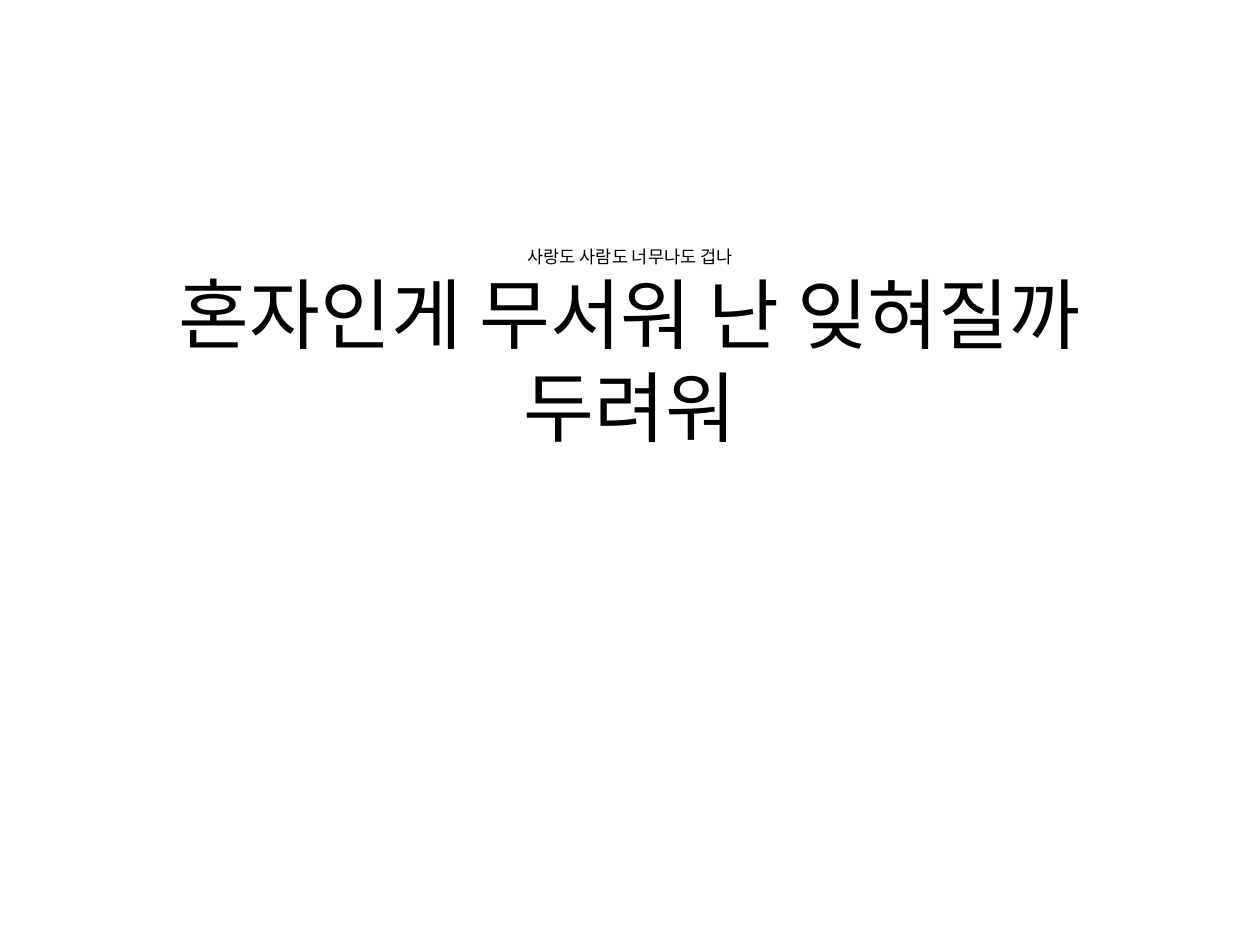
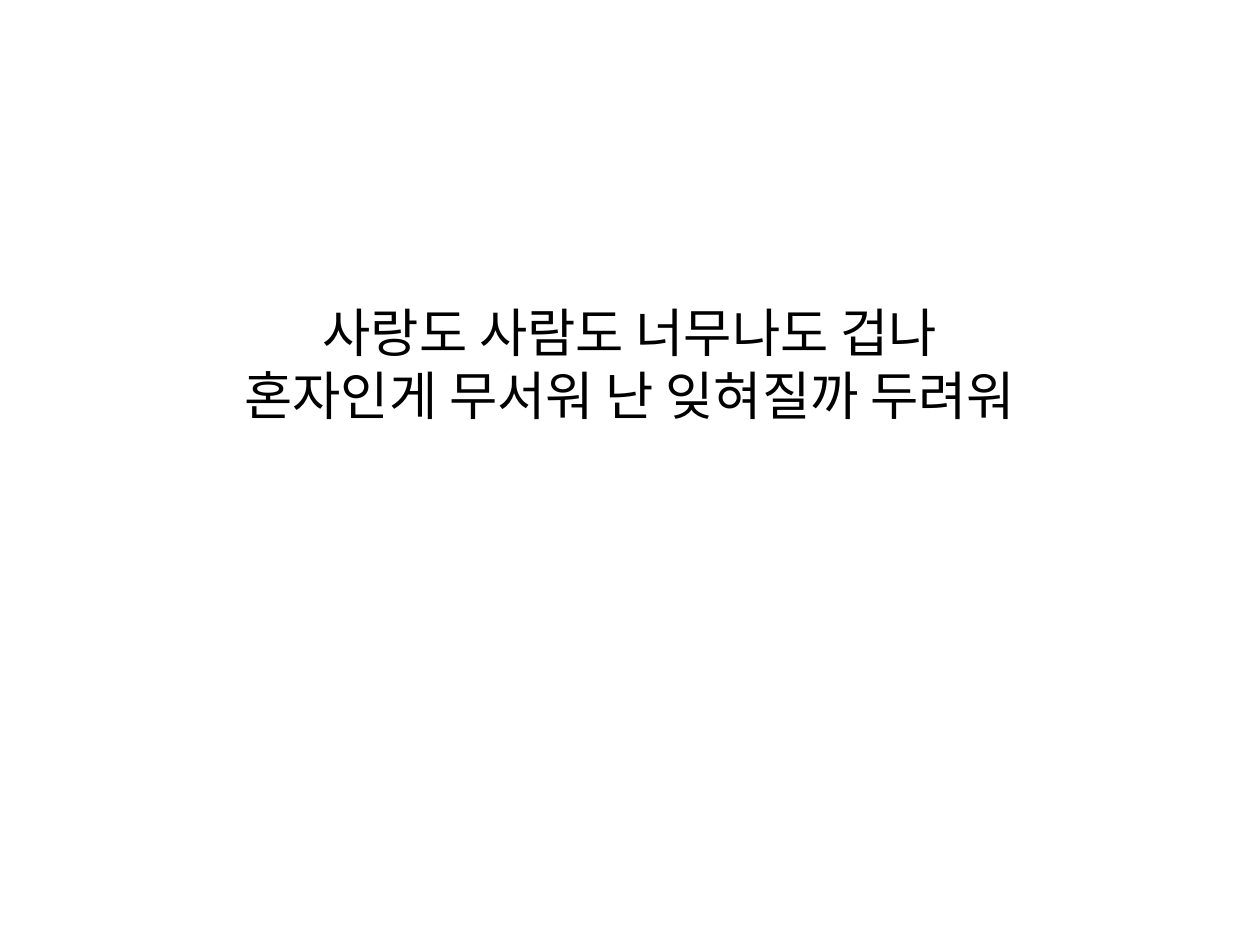
Before and after one commit to everydayday/pptTransform, a slide deck: slide 32 of Slide/add all slides1.pptx. Drawn at 1260x945 pixels with LibreOffice and Linux fonts; fonts in the diff are those of the drawing. Boxes give left, top, right and bottom in pixels: in the first picture for what was removed or moved away, otherwise in the second. Text is boxed around its words. In the diff, an @@ line names an element or a change of style, - is before the commit and + after.

```diff
--- a/Slide/add all slides1.pptx
+++ b/Slide/add all slides1.pptx
@@ title at [244,308,1015,419]: text changed; size 44 to 30 pt; font Calibri to Noto Sans CJK KR @@
-사랑도 사람도 너무나도 겁나
-혼자인게 무서워 난 잊혀질까 두려워
+사랑도 사람도 너무나도 겁나
+혼자인게 무서워 난 잊혀질까 두려워
```
Also in this commit, not shown: 39 other slides changed, 3 other files.
